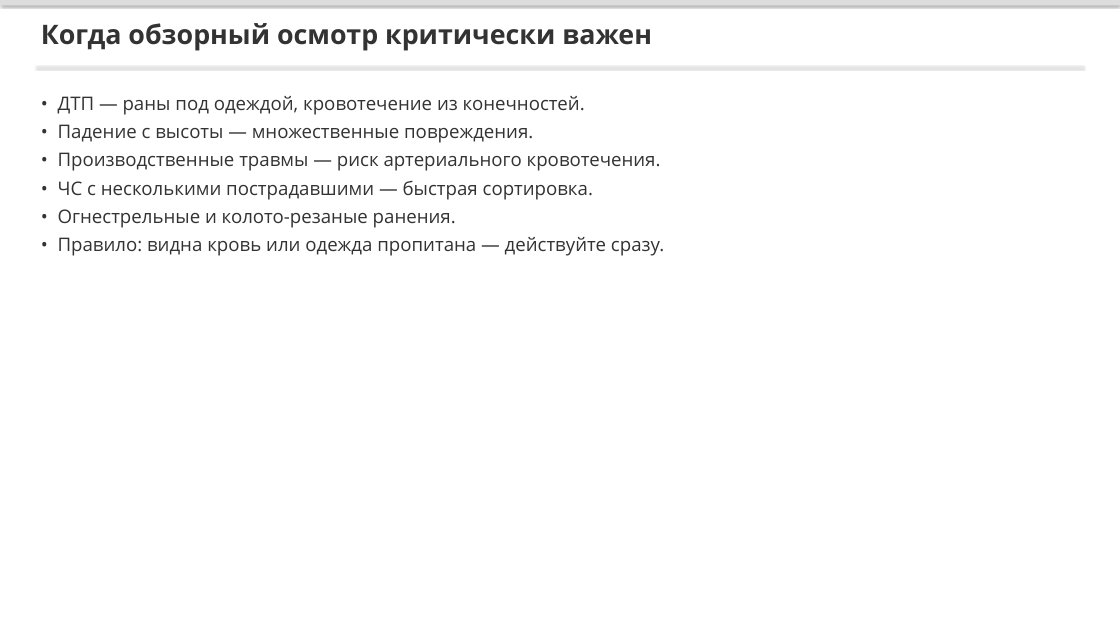
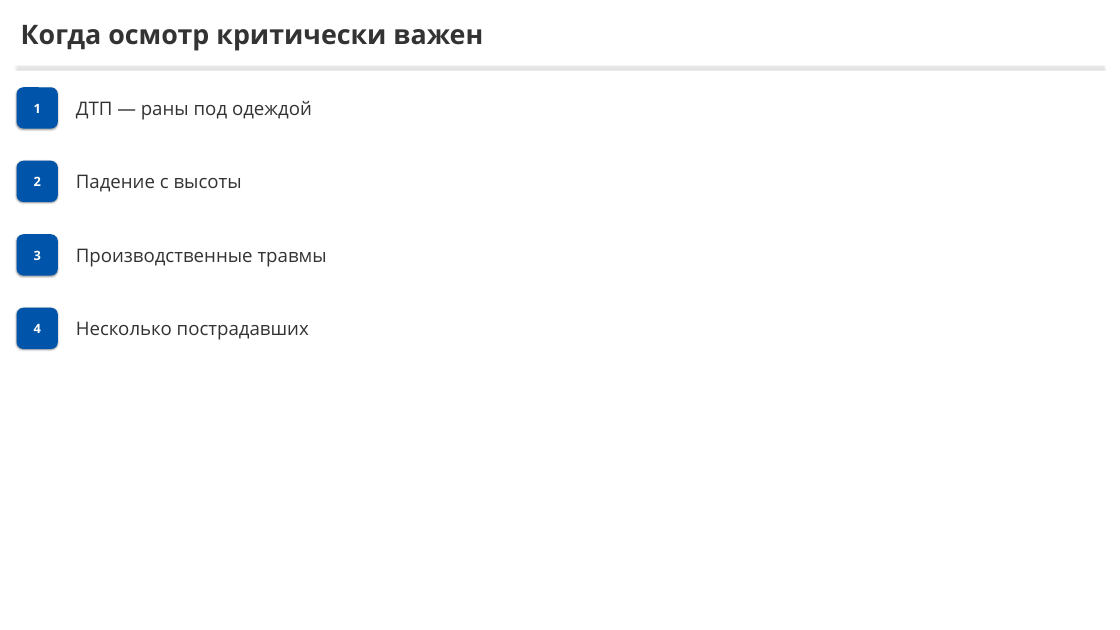
Before and after one commit to lysakalenushka-hash/-, a slide deck: slide 8 of tema2_bleeding/Кровотечение_и_обзорный_осмотр.pptx. Drawn at 1120x630 pixels with LibreOffice and Linux fonts; fonts in the diff are those of the drawing. Boxes give left, top, right and bottom in pixels: in the first picture for what was removed or moved away, otherwise in the second. Text is boxed around its words. In the diff, an @@ line names an element or a change of style, - is before the commit and + after.

```diff
--- a/tema2_bleeding/Кровотечение_и_обзорный_осмотр.pptx
+++ b/tema2_bleeding/Кровотечение_и_обзорный_осмотр.pptx
@@ rectangle removed at (0,0,1120,5) @@
@@ text at (21,25,483,51): text changed @@
-Когда обзорный осмотр критически важен
+Когда осмотр критически важен
@@ rectangle: place and size @@
-rectangle at (37,67,1083,68)
+rectangle at (16,67,1103,68)
@@ rounded rectangle added at (16,87,58,129), fill #0055AA @@
@@ text added at (34,104,41,113), 22 pt, text #FFFFFF, bold @@
+1
@@ text removed at (58,96,664,256) @@
-• ДТП — раны под одеждой, кровотечение из конечностей.
-• Падение с высоты — множественные повреждения.
-• Производственные травмы — риск артериального кровотечения.
-• ЧС с несколькими пострадавшими — быстрая сортировка.
-• Огнестрельные и колото-резаные ранения.
-• Правило: видна кровь или одежда пропитана — действуйте сразу.
@@ text added at (76,101,312,120), 32 pt, text #333333 @@
+ДТП — раны под одеждой
@@ rounded rectangle added at (16,161,58,202), fill #0055AA @@
@@ text added at (34,176,41,186), 22 pt, text #FFFFFF, bold @@
+2
@@ text added at (76,174,242,192), 32 pt, text #333333 @@
+Падение с высоты
@@ rounded rectangle added at (16,234,58,275), fill #0055AA @@
@@ text added at (34,250,41,260), 22 pt, text #FFFFFF, bold @@
+3
@@ text added at (76,248,327,267), 32 pt, text #333333 @@
+Производственные травмы
@@ rounded rectangle added at (16,308,58,349), fill #0055AA @@
@@ text added at (34,324,41,333), 22 pt, text #FFFFFF, bold @@
+4
@@ text added at (76,321,309,340), 32 pt, text #333333 @@
+Несколько пострадавших
```
Also in this commit, not shown: 8 other slides changed, 1 slide added, 1 slide removed, 7 other files.
